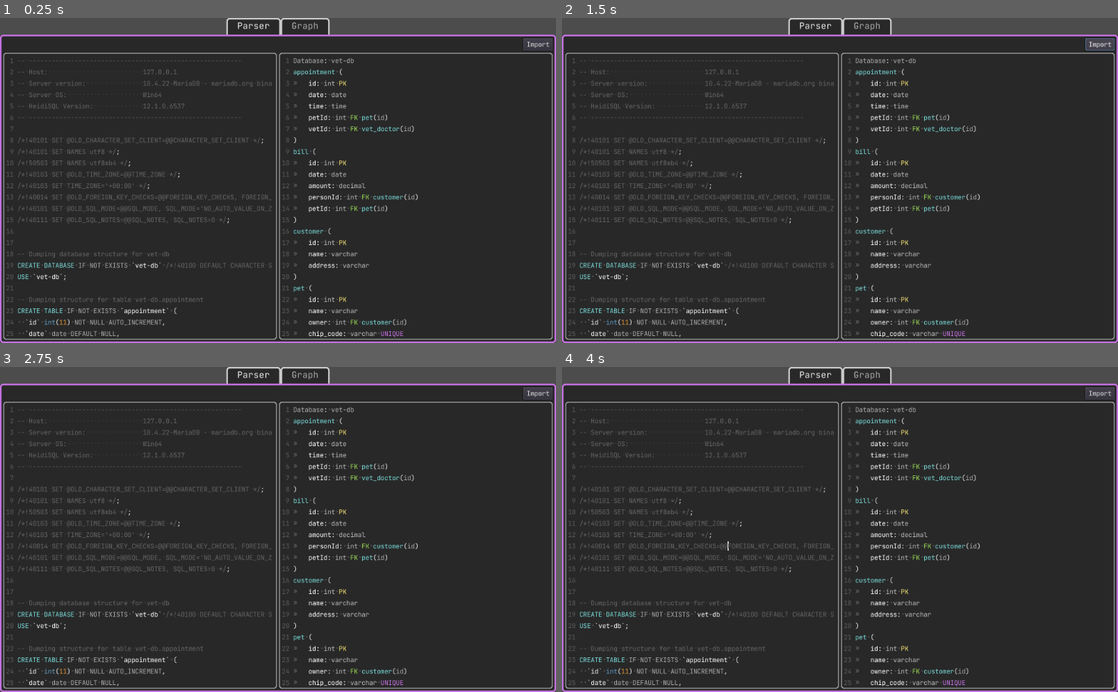
Above: before the commit, frames 1-4 (two rows, left to right).
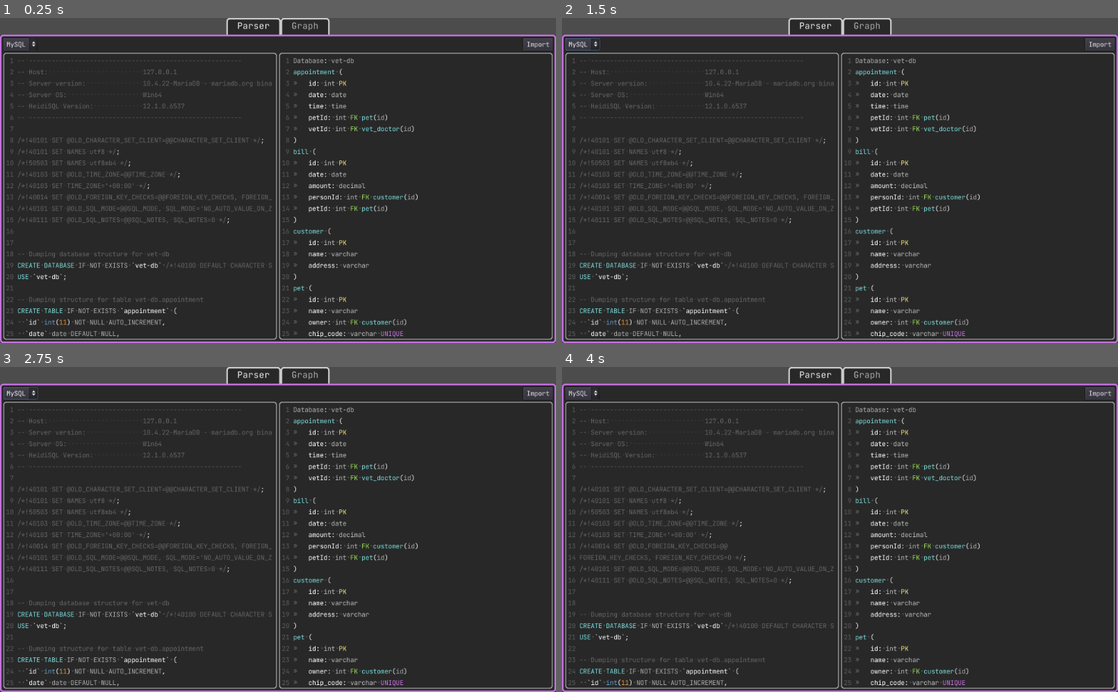
Above: after the commit, the same moments.

Repository: GArysTrousers/sql-grapher
Game: Godot game, scene res://Main.tscn
Same seed, same stepped clock (60 frames per second), same inputs: the game is played once before the commit and once after it.
Inputs (mouse positions are in pixels of both pictures, inside the frame that each line leads up to):
- Up to frame 1 (0.25 s): no input
- Up to frame 2 (1.5 s): click (584, 44) at 0.5 s, where only the run after the commit has a clickable "MySQL"; click "Import" at 1.25 s
- Up to frame 3 (2.75 s): tap Enter at 2 s; move the mouse to (400, 513) at 2.02 s; press the mouse at (400, 513) at 2.03 s; hold Right (ui_right) from 2.03 s (still down)
- Up to frame 4 (4 s): tap Space at 2.75 s; move the mouse to (728, 545) at 2.77 s; release Right (ui_right) at 2.78 s; release the mouse at (728, 545) at 2.78 s; hold Down (ui_down) 2.78-3.53 s; right-click (728, 545) at 2.85 s; click (728, 545) at 2.92 s; tap Enter at 3.5 s; move the mouse to (895, 458) at 3.52 s; press the mouse at (895, 458) at 3.53 s; hold Right (ui_right) from 3.53 s (still down)

The runs differ from the first frame. In frame 1, 0.1% of the frame differs, in the area x 0-7%, y 6-11%; in frame 2, 0.2%; in frame 3, 0.2%; in frame 4, 2.4%, in the area x 0-49%, y 6-99%.

Commit message:
[add] dist setting, flavours, PK lable

Diff:
--- a/Main.gd
+++ b/Main.gd
@@ -1,6 +1,9 @@
 extends Control
 
 func _ready():
+	var flavour_selector = get_node('%Flavours')
+	for f in Sql.flavour_names:
+		flavour_selector.add_item(f)
 	parse_input()
 
 
@@ -74,3 +77,12 @@
 	var re = RegEx.new()
 	re.compile('USE `(.+)`')
 	return re.search(command).get_string(1)
+
+
+
+
+
+
+
+func _on_Flavours_item_selected(index):
+	pass # Replace with function body.
--- a/Main.tscn
+++ b/Main.tscn
@@ -122,7 +122,14 @@
 margin_right = 1012.0
 margin_bottom = 23.0
 
+[node name="Flavours" type="OptionButton" parent="TabContainer/Parser/Parser/HBoxContainer"]
+unique_name_in_owner = true
+margin_right = 85.0
+margin_bottom = 23.0
+text = "Flavours"
+
 [node name="Control" type="Control" parent="TabContainer/Parser/Parser/HBoxContainer"]
+margin_left = 89.0
 margin_right = 954.0
 margin_bottom = 23.0
 size_flags_horizontal = 3
@@ -144,7 +151,6 @@
 unique_name_in_owner = true
 margin_right = 504.0
 margin_bottom = 530.0
-hint_tooltip = "Paste your database creation commands here"
 size_flags_horizontal = 3
 size_flags_vertical = 3
 text = "-- --------------------------------------------------------
--- a/Sql.gd
+++ b/Sql.gd
@@ -5,6 +5,9 @@
 enum Flavours {
 	MySQL
 }
+const flavour_names = ["MySQL"]
+
+
 enum {
 	Command,
 	CreateDatabase,
--- a/graph/ColumnNode.gd
+++ b/graph/ColumnNode.gd
@@ -13,9 +13,14 @@
 func init(col:Sql.Column):
 	mouse_filter = Control.MOUSE_FILTER_IGNORE
 	$Name.text = col.name
+	if col.primary_key:
+		add_tag("PK", Palette.yellow)
 	if col.foreign_key:
-		var fk = Label.new()
-		fk.text = "FK"
-		fk.add_color_override("font_color", Palette.green)
-		fk.mouse_filter = Control.MOUSE_FILTER_IGNORE
-		add_child(fk)
+		add_tag("FK", Palette.green)
+
+func add_tag(text:String, color:Color):
+	var fk = Label.new()
+	fk.text = text
+	fk.add_color_override("font_color", color)
+	fk.mouse_filter = Control.MOUSE_FILTER_IGNORE
+	add_child(fk)
--- a/graph/Graph.gd
+++ b/graph/Graph.gd
@@ -1,30 +1,54 @@
 extends Node2D
 
 onready var Tables = $Tables
+onready var GraphSettings = $UI/GraphSettings
 
 var active:bool = true
-var lock_rotation = true
 
+var tables = []
 var connections = []
 var force:Vector2
-var force_magnitude:float = 0.5
+var force_magnitude:float = 0.2
+var fk_distance:float = 320
+var fk_force:float = 0.2
+var repel_distance:float = 250
+var repel_force: float = 0.5
 
 func _ready():
 	pass # Replace with function body.
 
 func _physics_process(delta):
 	if active:
-		for con in connections:
-			force = con.get_force()
-			con.a.apply_central_impulse(force * force_magnitude)
-			con.b.apply_central_impulse(-force * force_magnitude)
+		for a in tables:
+			for b in tables:
+				if a != b and a.position.distance_to(b.position) < repel_distance:
+					a.apply_central_impulse(
+						a.position.direction_to(b.position)
+						* (a.position.distance_to(b.position) - repel_distance * GraphSettings.distance_multiplier)
+						* repel_force)
+		if GraphSettings.connection_forces:
+			for con in connections:
+				force = con.get_force(fk_distance * GraphSettings.distance_multiplier)
+				con.a.apply_central_impulse(force * force_magnitude)
+				con.b.apply_central_impulse(-force * force_magnitude)
 		update()
 
 func _draw():
 	for con in connections:
-		draw_line(con.a.position, con.b.position, Color.white, 3, true)
+		draw_line(con.a.position, con.b.position, Palette.green, 3, true)
+		var mid:Vector2 = con.mid_point()
+		draw_colored_polygon([
+			mid,
+			mid + 20 * con.a_to_b().rotated(PI * 0.8),
+			mid + 20 * con.a_to_b().rotated(PI * -0.8)],
+			Palette.green, PoolVector2Array(), null, null, true)
 
 func set_database(db:Sql.Database):
+	connections = []
+	tables = []
+	for t in $Tables.get_children():
+		t.queue_free()
+
 	var table_map = {}
 	for i in db.tables.size():
 		var t = preload("res://graph/TableNode.tscn").instance()
@@ -33,17 +57,18 @@
 		t.position.x = i * 100
 		t.position.y = rand_range(-50, 50)
 		table_map[db.tables[i].name] = t
+		tables.append(t)
 
 	for table in db.tables:
 		for col in table.cols:
 			if col.foreign_key:
 				make_connection(
 					table_map[table.name],
-					table_map[col.foreign_key.table_name],
-					300
+					table_map[col.foreign_key.table_name]
 				)
 
-func make_connection(a, b, dist, remove_if_exists:bool = false):
+
+func make_connection(a, b, remove_if_exists:bool = false):
 	if !a or !b:
 		return
 	for con in connections:
@@ -51,29 +76,20 @@
 			if remove_if_exists:
 				connections.erase(con)
 			return
-	connections.append(Connection.new(a, b, dist))
-
-func _on_LockRotation_pressed():
-	if get_node("%LockRotation").pressed:
-		print("locked")
-		for t in get_tree().get_nodes_in_group("table_nodes"):
-			t.mode = RigidBody2D.MODE_CHARACTER
-			t.rotation = 0
-	else:
-		print("unlocked")
-		for t in get_tree().get_nodes_in_group("table_nodes"):
-			t.mode = RigidBody2D.MODE_RIGID
+	connections.append(Connection.new(a, b))
 
 class Connection:
 	var a:Node2D
 	var b:Node2D
-	var dist:float
-	func _init(a:Node2D, b:Node2D, dist:float):
+	func _init(a:Node2D, b:Node2D):
 		self.a = a
 		self.b = b
-		self.dist = dist
 
-	func get_force():
+	func get_force(dist):
 		return a.position.direction_to(b.position) * (a.position.distance_to(b.position) - dist)
 	func is_same(a, b):
 		return (self.a == a && self.b == b) || (self.b == a && self.a == b)
+	func mid_point():
+		return (a.position + b.position) / 2
+	func a_to_b():
+		return a.position.direction_to(b.position)
--- a/graph/Graph.tscn
+++ b/graph/Graph.tscn
@@ -1,7 +1,8 @@
-[gd_scene load_steps=3 format=2]
+[gd_scene load_steps=4 format=2]
 
 [ext_resource path="res://graph/Graph.gd" type="Script" id=1]
 [ext_resource path="res://graph/Camera.gd" type="Script" id=2]
+[ext_resource path="res://graph/GraphSettings.gd" type="Script" id=3]
 
 [node name="Graph" type="Node2D"]
 script = ExtResource( 1 )
@@ -14,15 +15,39 @@
 
 [node name="UI" type="CanvasLayer" parent="."]
 
-[node name="HBoxContainer" type="HBoxContainer" parent="UI"]
+[node name="GraphSettings" type="VBoxContainer" parent="UI"]
 margin_right = 40.0
 margin_bottom = 40.0
+script = ExtResource( 3 )
 
-[node name="LockRotation" type="CheckBox" parent="UI/HBoxContainer"]
-unique_name_in_owner = true
-margin_right = 114.0
+[node name="ConnectionForces" type="CheckButton" parent="UI/GraphSettings"]
+margin_right = 198.0
 margin_bottom = 40.0
+pressed = true
+text = "Connection Forces"
+
+[node name="LockRotation" type="CheckButton" parent="UI/GraphSettings"]
+margin_top = 44.0
+margin_right = 198.0
+margin_bottom = 84.0
 pressed = true
 text = "Lock Rotation"
 
-[connection signal="pressed" from="UI/HBoxContainer/LockRotation" to="." method="_on_LockRotation_pressed"]
+[node name="Label" type="Label" parent="UI/GraphSettings"]
+margin_top = 88.0
+margin_right = 198.0
+margin_bottom = 102.0
+text = "Distance"
+align = 1
+
+[node name="DistanceMultiplier" type="HSlider" parent="UI/GraphSettings"]
+margin_top = 106.0
+margin_right = 198.0
+margin_bottom = 122.0
+max_value = 5.0
+step = 0.1
+value = 1.0
+
+[connection signal="pressed" from="UI/GraphSettings/ConnectionForces" to="UI/GraphSettings" method="_on_ConnectionForces_pressed"]
+[connection signal="pressed" from="UI/GraphSettings/LockRotation" to="UI/GraphSettings" method="_on_LockRotation_pressed"]
+[connection signal="value_changed" from="UI/GraphSettings/DistanceMultiplier" to="UI/GraphSettings" method="_on_DistanceMultiplier_value_changed"]
--- a/graph/GraphHolder.gd
+++ b/graph/GraphHolder.gd
@@ -7,6 +7,7 @@
 	get_tree().connect("screen_resized", self, "on_resized")
 	get_parent().connect("visibility_changed", self, "on_resized")
 	set_viewport_size()
+	_on_Graph_visibility_changed()
 
 func set_viewport_size():
 	yield(get_tree(), "idle_frame")
@@ -28,3 +29,4 @@
 
 func _on_Graph_visibility_changed():
 	$Viewport/Graph.active = tab.visible
+	viewport.gui_disable_input = !tab.visible
--- /dev/null
+++ b/graph/GraphSettings.gd
@@ -0,0 +1,25 @@
+extends VBoxContainer
+
+var connection_forces = true
+var lock_rotation = true
+var distance_multiplier = 1
+
+func _ready():
+	$ConnectionForces.pressed = connection_forces
+	$LockRotation.pressed = lock_rotation
+	$DistanceMultiplier.value = distance_multiplier
+
+func _on_ConnectionForces_pressed():
+	connection_forces = $ConnectionForces.pressed
+
+func _on_LockRotation_pressed():
+	if $LockRotation.pressed:
+		for t in get_tree().get_nodes_in_group("table_nodes"):
+			t.mode = RigidBody2D.MODE_CHARACTER
+	else:
+		for t in get_tree().get_nodes_in_group("table_nodes"):
+			t.mode = RigidBody2D.MODE_RIGID
+
+
+func _on_DistanceMultiplier_value_changed(value):
+	distance_multiplier = value
--- a/project.godot
+++ b/project.godot
@@ -47,4 +47,5 @@
 quality/driver/driver_name="GLES2"
 vram_compression/import_etc=true
 vram_compression/import_etc2=false
+quality/filters/use_fxaa=true
 environment/default_environment="res://default_env.tres"
